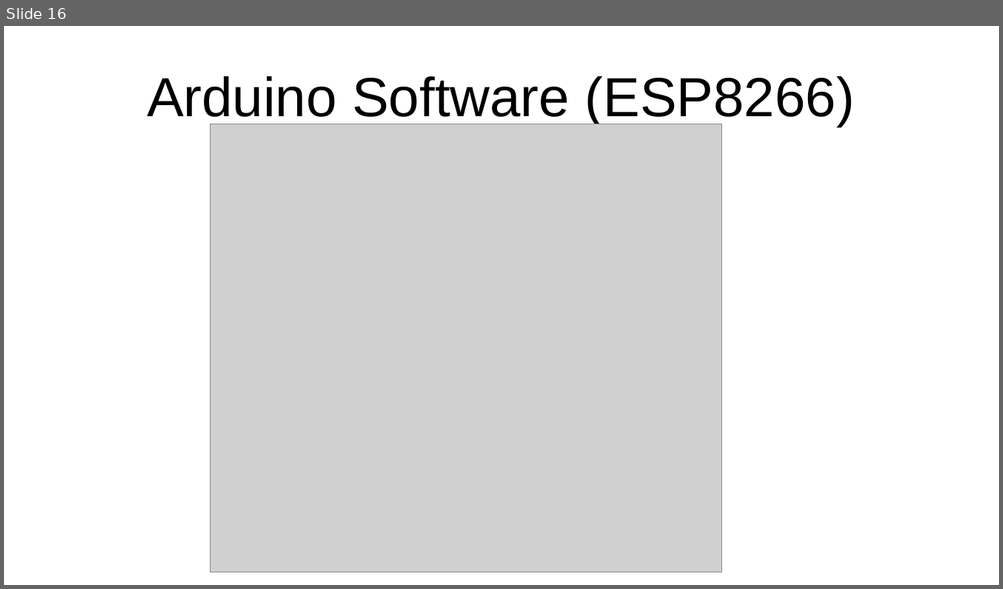
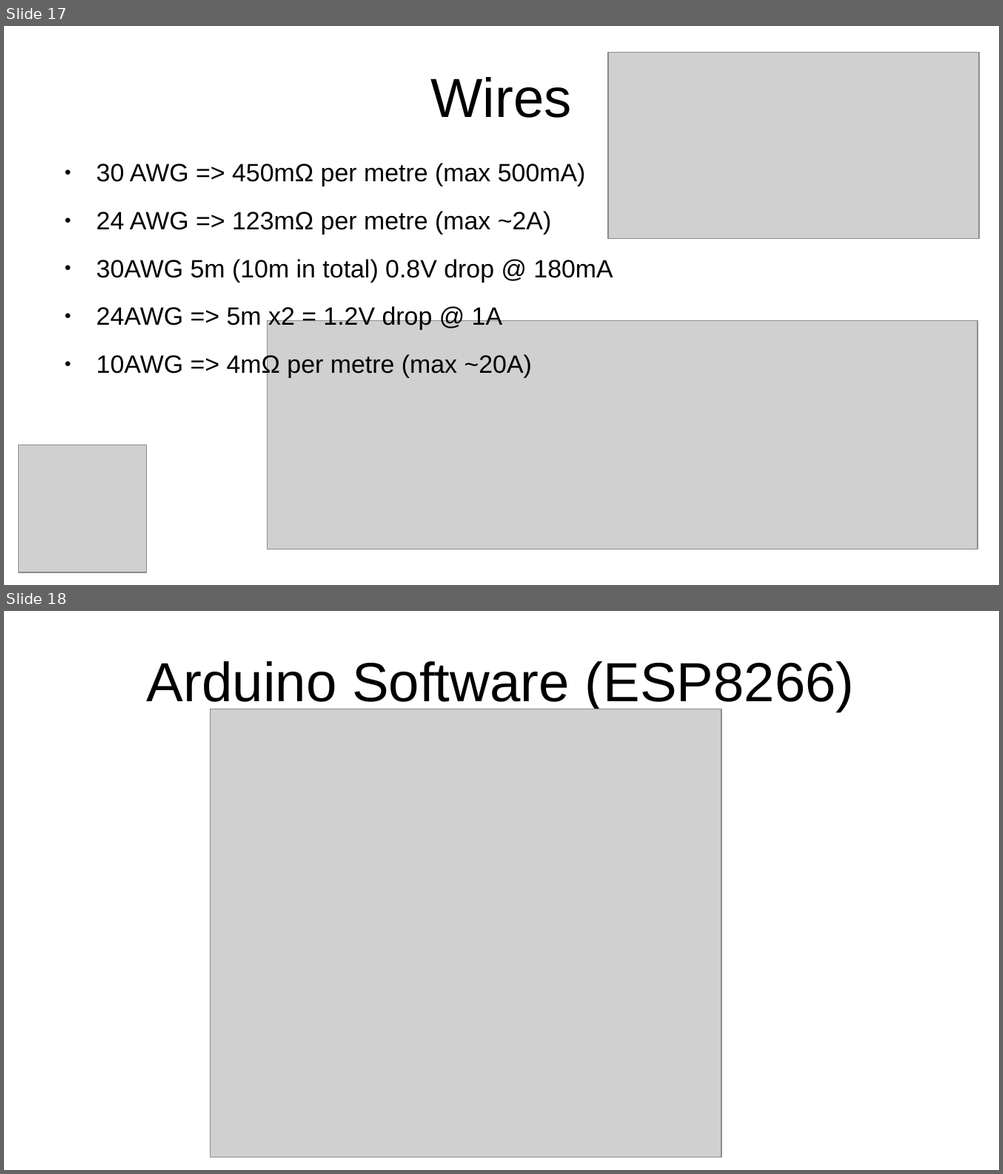
Before and after one commit to codewrite/COBHouseLights, a slide deck: doc/Presentation.pptx. Shown one above the other, each under a label of ours: slide 16 before the commit, slides 17 and 18 after it. The pictures are 1003x589 and 1003x1174 pixels, drawn with LibreOffice and Linux fonts; fonts in the diff are those of the drawing; grey boxes stand for pictures. Boxes give left, top, right and bottom in pixels: in the first picture for what was removed or moved away, otherwise in the second. Text is boxed around its words. In the diff, an @@ line names an element or a change of style, - is before the commit and + after.

```diff
--- a/doc/Presentation.pptx
+++ b/doc/Presentation.pptx
@@ slide 17 added at box(4, 26, 999, 585), background #FFFFFF @@
@@ picture added at box(608, 52, 979, 239) @@
@@ text added at box(431, 77, 572, 118), 44 pt, text #000000 @@
+Wires
@@ text added at box(96, 163, 612, 378), 20 pt, text #000000 @@
+● 30 AWG => 450mΩ per metre (max 500mA)
+● 24 AWG => 123mΩ per metre (max ~2A)
+● 30AWG 5m (10m in total) 0.8V drop @ 180mA
+● 24AWG => 5m x2 = 1.2V drop @ 1A
+● 10AWG => 4mΩ per metre (max ~20A)
@@ picture added at box(267, 321, 977, 551) @@
@@ picture added at box(19, 446, 147, 574) @@
@@ what was slide 16 is now slide 18 @@
```
Also in this commit, not shown: 3 slides changed, 3 other slides added, 1 slide removed, 17 other files.
